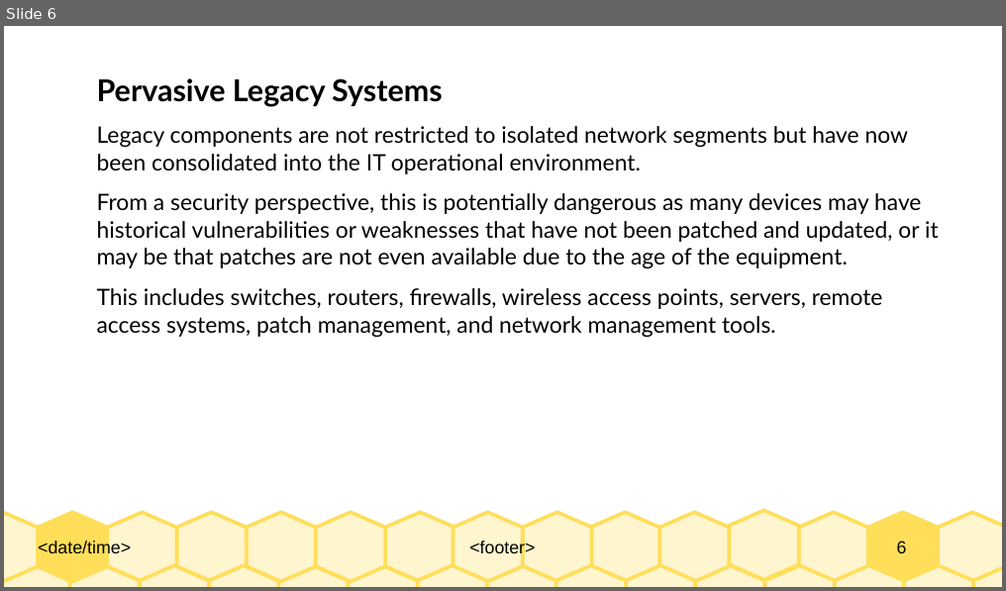
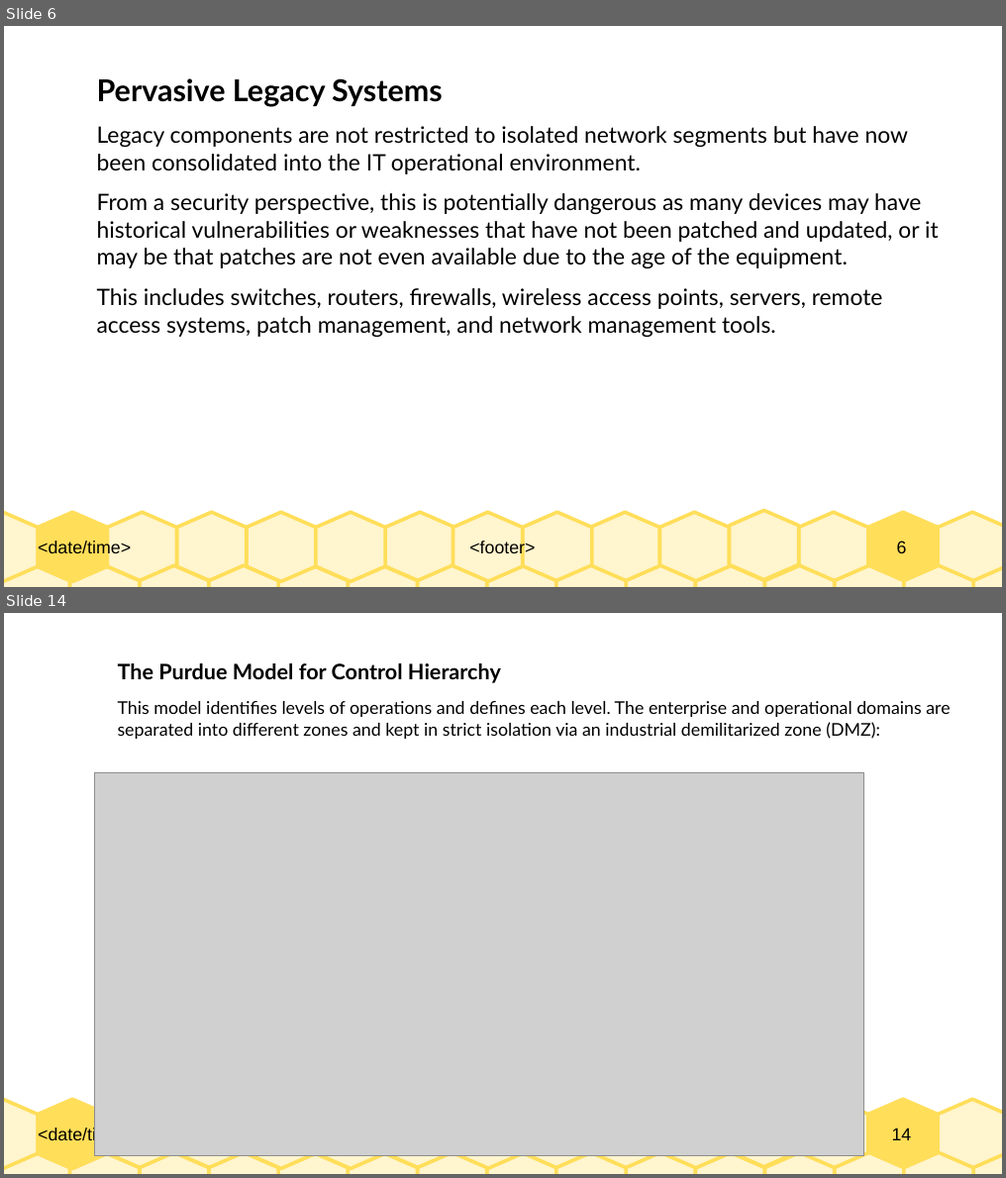
Before and after one commit to Dihfahsih1/Masters-Software-Engineering, a slide deck: yr-sem1/IoT/Chapter-8-slides.odp. Shown one above the other, each under a label of ours: slide 6 before the commit, slides 6 and 14 after it; the slides between them are not shown. The pictures are 1006x591 and 1006x1178 pixels, drawn with LibreOffice and Linux fonts; fonts in the diff are those of the drawing; grey boxes stand for pictures. Boxes give left, top, right and bottom in pixels: in the first picture for what was removed or moved away, otherwise in the second. Text is boxed around its words. In the diff, an @@ line names an element or a change of style, - is before the commit and + after.

```diff
--- a/yr-sem1/IoT/Chapter-8-slides.odp
+++ b/yr-sem1/IoT/Chapter-8-slides.odp
@@ slide 14 added at (4, 613, 1002, 1174), background #FFFFFF; not listed: 32 template elements that a slide beside it also shows @@
@@ text added at (118, 663, 949, 739), 14 pt, text #000000 @@
+The Purdue Model for Control Hierarchy
+This model identifies levels of operations and defines each level. The enterprise and operational domains are separated into different zones and kept in strict isolation via an industrial demilitarized zone (DMZ):
@@ picture added at (94, 773, 864, 1157) @@
```
Also in this commit, not shown: 1 slide changed, 8 other slides added.
